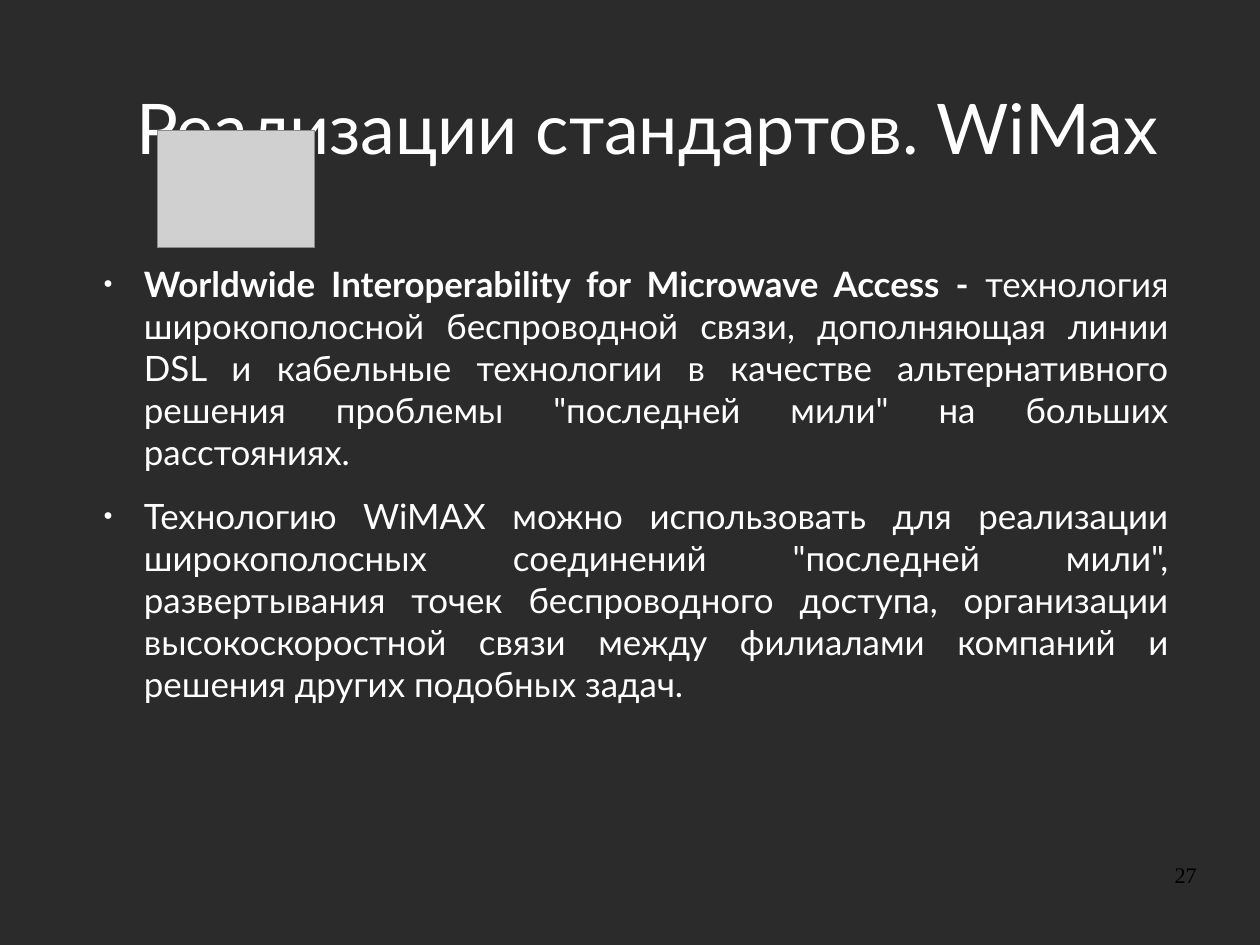
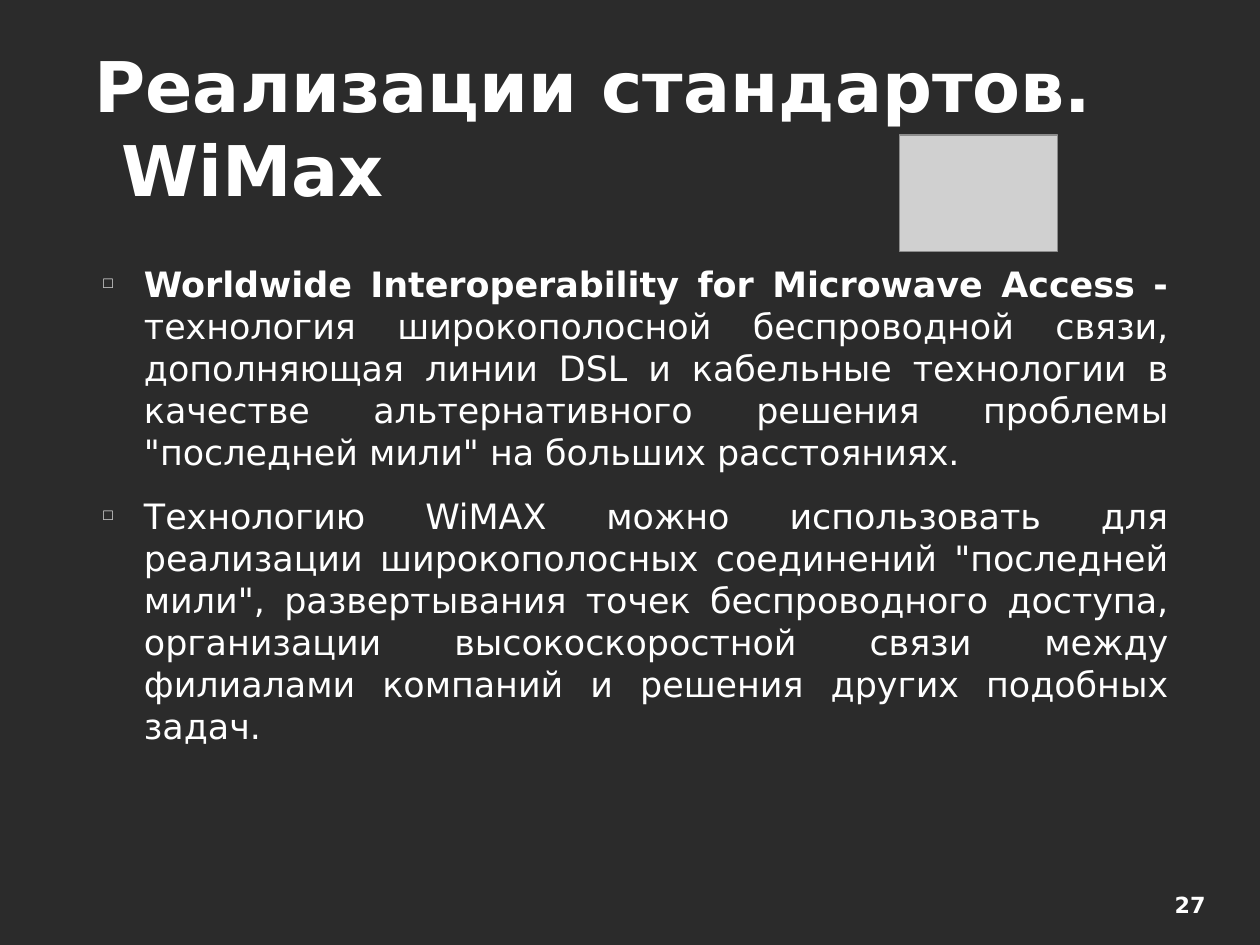
Before and after one commit to aeremenok/a-team-777, a slide deck: slide 27 of 10/smm/doc/eav_wireless.odp. Drawn at 1260x945 pixels with LibreOffice and Linux fonts; fonts in the diff are those of the drawing; grey boxes stand for pictures; background and template pictures are left out; a plain dark background stands for a picture behind light text. Boxes give left, top, right and bottom in pixels: in the first picture for what was removed or moved away, otherwise in the second. Text is boxed around its words. In the diff, an @@ line names an element or a change of style, - is before the commit and + after.

```diff
--- a/10/smm/doc/eav_wireless.odp
+++ b/10/smm/doc/eav_wireless.odp
@@ title "Реализации стандартов. WiMax" moved from (x1=137, y1=103, x2=1159, y2=168) to (x1=94, y1=61, x2=1092, y2=197) @@
@@ title "Реализации стандартов. WiMax" at (x1=94, y1=61, x2=1092, y2=197): font Lato to DejaVu Sans, bold on; alignment centre to left @@
@@ picture moved from (x1=158, y1=130, x2=316, y2=247) to (x1=900, y1=135, x2=1058, y2=252) @@
@@ text "Worldwide Interoperability for Microwave Access ..." at (x1=144, y1=270, x2=1169, y2=744): font Lato to DejaVu Sans; bullet ● to □ @@
@@ page number moved from (x1=1175, y1=869, x2=1197, y2=883) to (x1=1175, y1=896, x2=1206, y2=913) @@
@@ page number at (x1=1175, y1=896, x2=1206, y2=913): font Times New Roman to DejaVu Sans, text colour #000000 to #FFFFFF, bold on; alignment right to centre @@
```
Also in this commit, not shown: 43 other slides changed.
